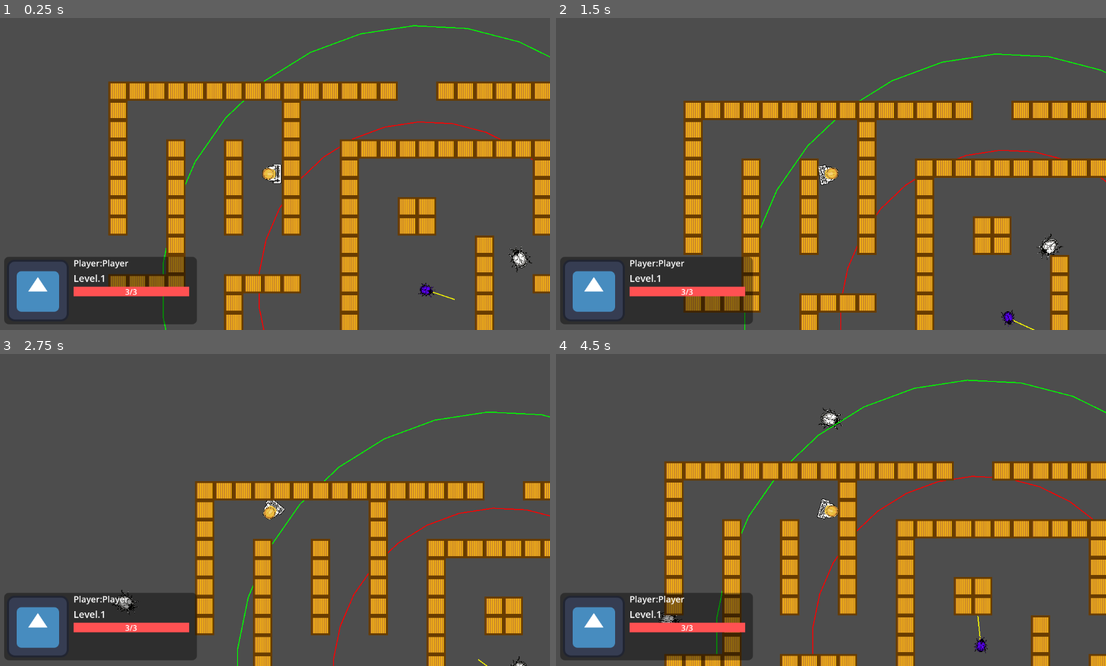
Above: before the commit, frames 1-4 (two rows, left to right).
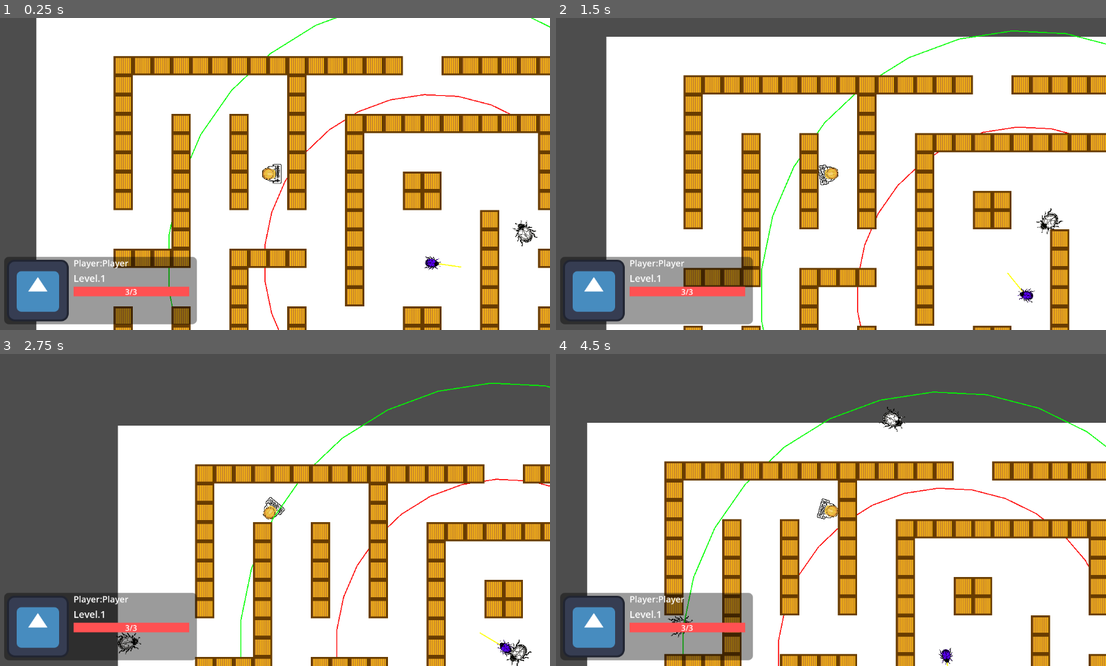
Above: after the commit, the same moments.

Repository: exiayyg/test
Game: Godot game, scene res://Scenes/Levels/test_level.tscn
Two runs of this game, one before a commit and one after it. Both use one fixed random seed, a clock stepped at 60 frames per second and the inputs below. The engine's default icon, where the game draws it, is replaced by a stand-in: a white triangle on a blue panel in a dark square.
Inputs (mouse positions are in pixels of both pictures, inside the frame that each line leads up to):
- Up to frame 1 (0.25 s): no input
- Up to frame 2 (1.5 s): move the mouse to (952, 158) at 0.52 s; press the mouse at (952, 158) at 0.53 s; hold D (Right) 0.53-1.28 s; move the mouse to (715, 189) at 1.27 s; release the mouse at (715, 189) at 1.28 s; hold S (Down) from 1.28 s (still down); click (715, 189) at 1.35 s
- Up to frame 3 (2.75 s): move the mouse to (330, 441) at 2.02 s; release S (Down) at 2.03 s; press the mouse at (330, 441) at 2.03 s; hold D (Right) from 2.03 s (still down)
- Up to frame 4 (4.5 s): move the mouse to (798, 572) at 2.77 s; release D (Right) at 2.78 s; release the mouse at (798, 572) at 2.78 s; hold W (Up) 2.78-3.53 s; click (798, 572) at 2.85 s; move the mouse to (996, 556) at 3.52 s; press the mouse at (996, 556) at 3.53 s; hold A (Left) from 3.53 s (still down); move the mouse to (660, 463) at 4.27 s; release the mouse at (660, 463) at 4.28 s; click (660, 463) at 4.35 s

The runs differ from the first frame. In frame 1, 90% of the frame differs, in the area x 6-100%, y 0-100%; in frame 2, 78%; in frame 3, 55%; in frame 4, 55%.

Commit message:
更新了子弹的贴图，方向随发射方向

Diff:
--- a/Scenes/Bullets/bullet.tscn
+++ b/Scenes/Bullets/bullet.tscn
@@ -1,7 +1,7 @@
 [gd_scene load_steps=4 format=3 uid="uid://b8n4hoi05ysjr"]
 
 [ext_resource type="Script" uid="uid://bx48yd4ggjt0v" path="res://Scripts/Bullets/bullet.gd" id="1_tcy0y"]
-[ext_resource type="Texture2D" uid="uid://dhhsscrn6ucp2" path="res://icon.svg" id="2_qngn8"]
+[ext_resource type="Texture2D" uid="uid://i5tmycb3qs1n" path="res://Assets/Bullets/精灵-0002-Sheet.png" id="2_qngn8"]
 
 [sub_resource type="CircleShape2D" id="CircleShape2D_wie2n"]
 
@@ -15,7 +15,7 @@
 shape = SubResource("CircleShape2D_wie2n")
 
 [node name="Sprite2D" type="Sprite2D" parent="."]
-scale = Vector2(0.08203125, 0.08203125)
+scale = Vector2(0.292, 0.292)
 texture = ExtResource("2_qngn8")
 
 [connection signal="body_entered" from="." to="." method="_on_body_entered"]
--- a/Scenes/Levels/test_level.tscn
+++ b/Scenes/Levels/test_level.tscn
@@ -27,6 +27,11 @@
 [node name="Test_Level" type="Node2D"]
 script = ExtResource("1_b07c4")
 
+[node name="ColorRect" type="ColorRect" parent="."]
+offset_right = 40.0
+offset_bottom = 40.0
+scale = Vector2(41.025, 27.144999)
+
 [node name="BackGround" type="Sprite2D" parent="."]
 
 [node name="Enemies" type="Node2D" parent="."]
@@ -34,7 +39,7 @@
 [node name="Bullets" type="Node2D" parent="."]
 
 [node name="Player" parent="." instance=ExtResource("1_7t06c")]
-position = Vector2(501, 272)
+position = Vector2(489, 325)
 
 [node name="normal_enemy" parent="." instance=ExtResource("3_2ytpj")]
 position = Vector2(993, 455)
--- a/Scripts/Bullets/bullet.gd
+++ b/Scripts/Bullets/bullet.gd
@@ -3,11 +3,13 @@
 @export var damage: float#子弹可造成的伤害值
 @export var speed: float = 400#子弹移动速度
 @export var direction: Vector2#子弹移动方向
+@onready var sprite_2d: Sprite2D = $Sprite2D
 
+func _process(delta: float) -> void:
+	sprite_2d.rotation = lerp(sprite_2d.rotation, direction.angle(), 0.1)
 #子弹移动逻辑
 func _physics_process(delta: float) -> void:
 	position += speed * direction * delta#子弹移动逻辑
-
 
 func set_direction(bullet_direction: Vector2):
 	#设置子弹移动方向，在level脚本中实例化子弹时调用，需要传入子弹移动方向bullet_direction
--- a/Scripts/Levels/test_level.gd
+++ b/Scripts/Levels/test_level.gd
@@ -8,8 +8,8 @@
 
 @export var player_avater: Texture = preload("res://Assets/Player/player.png")
 #设置生成地图的边界
-@export var map_width: float = 1152.0
-@export var map_height: float =  648.0
+@export var map_width: float = 1450.0
+@export var map_height: float = 930.0
 @export var spawn_margin: float = 50.0
 @export var map_center: Vector2 = Vector2(576, 324)
 
Binary file added: Assets/Bullets/Sprite-0001-Sheet-Sheet.png
Not shown, added: Assets/Bullets/Sprite-0001-Sheet-Sheet.png.import
Binary file added: Assets/Bullets/精灵-0002-Sheet.png
Not shown, added: Assets/Bullets/精灵-0002-Sheet.png.import
